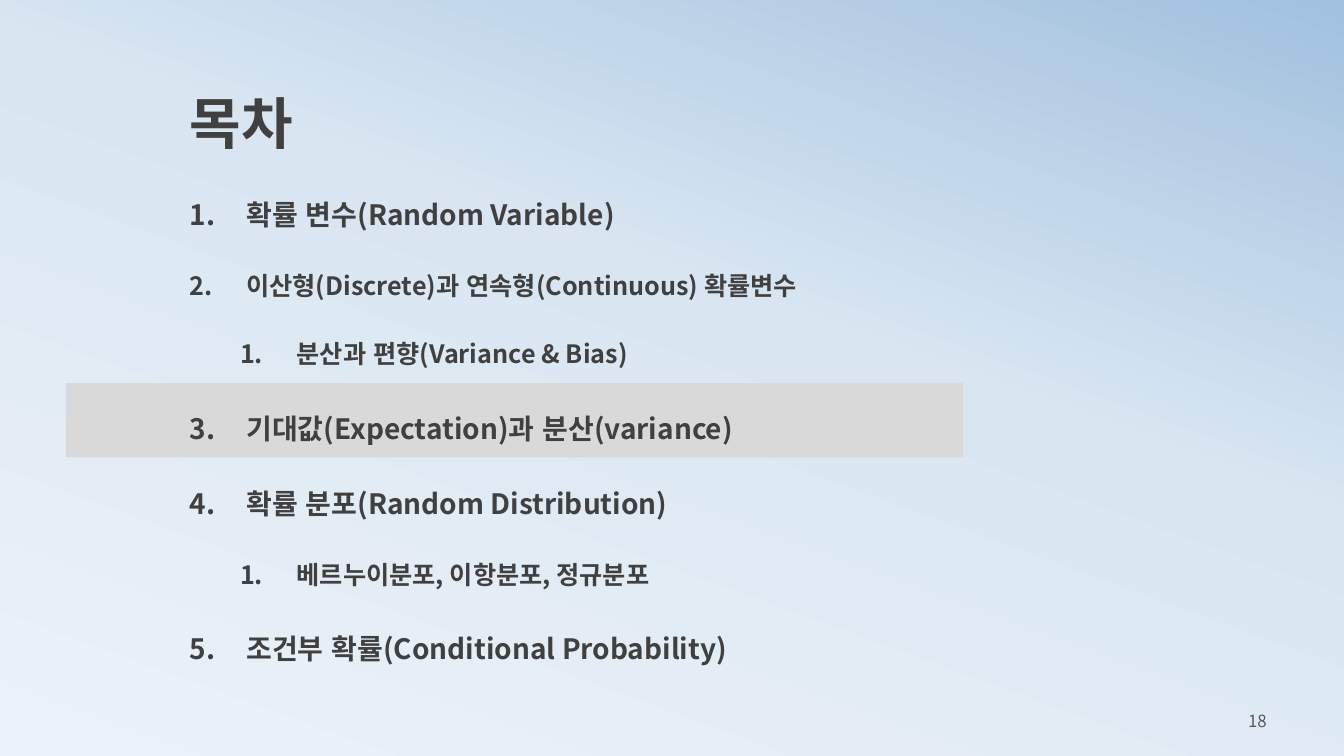
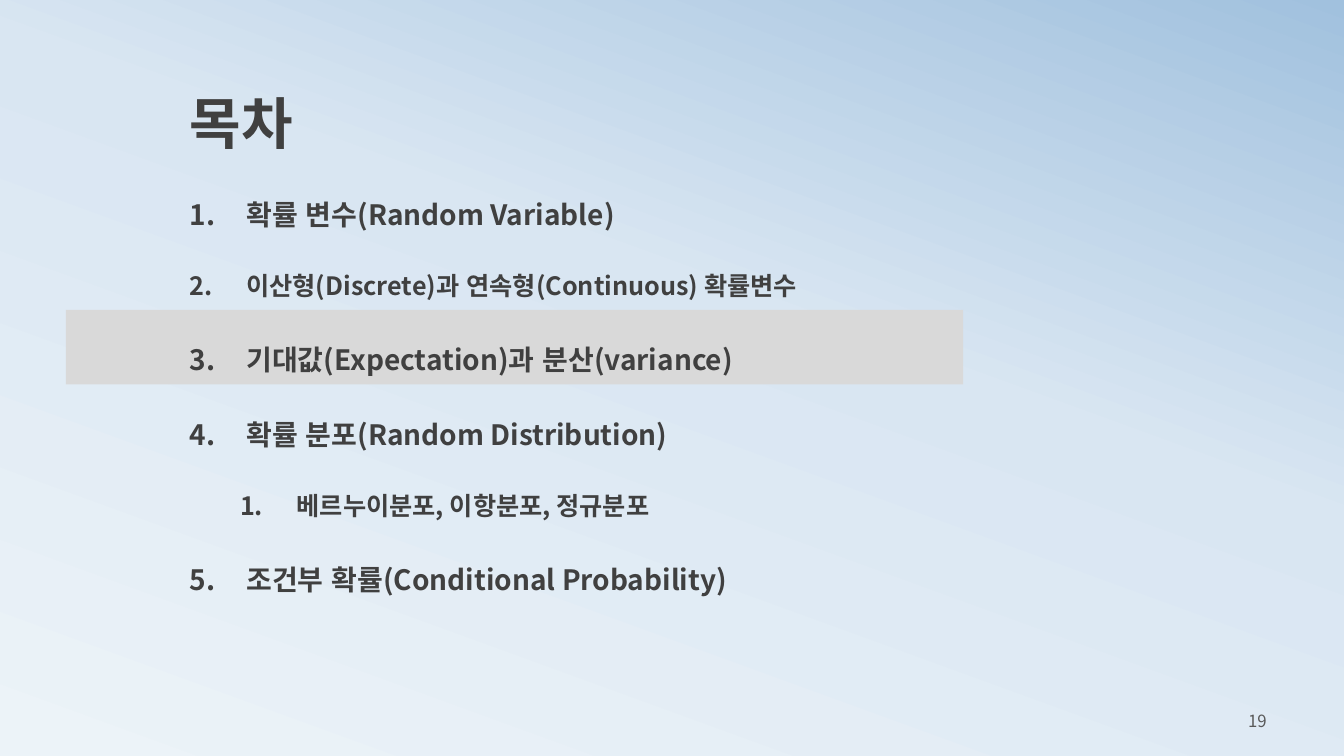
Before and after one commit to ancestor9/mathematics-for-machine-learning, a slide deck: slide 19 of 3_probability theory for machine learning.pptx (slide 18 before the commit). Drawn at 1344x756 pixels with LibreOffice and Linux fonts; fonts in the diff are those of the drawing. Boxes give left, top, right and bottom in pixels: in the first picture for what was removed or moved away, otherwise in the second. Text is boxed around its words. In the diff, an @@ line names an element or a change of style, - is before the commit and + after.

```diff
--- a/3_probability theory for machine learning.pptx
+++ b/3_probability theory for machine learning.pptx
@@ rectangle: place and size @@
-rectangle at [66, 383, 963, 458]
+rectangle at [66, 310, 963, 384]
@@ text at [297, 341, 628, 368]: paragraph removed @@
-  1. 분산과 편향(Variance & Bias)
@@ page number at [1248, 714, 1267, 727]: text changed @@
-18
+19
```
Also in this commit, not shown: 14 other slides changed, 6 slides added, 4 slides removed.
